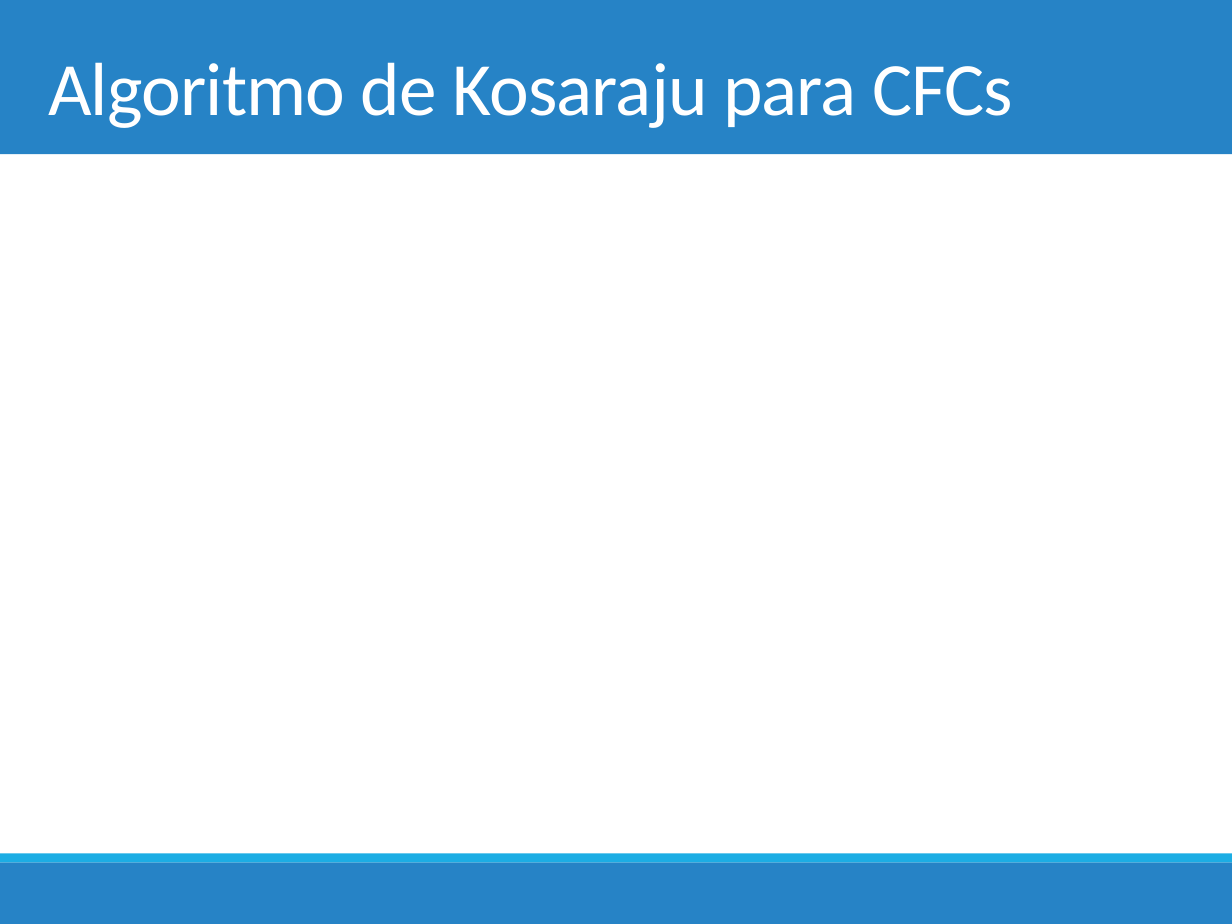
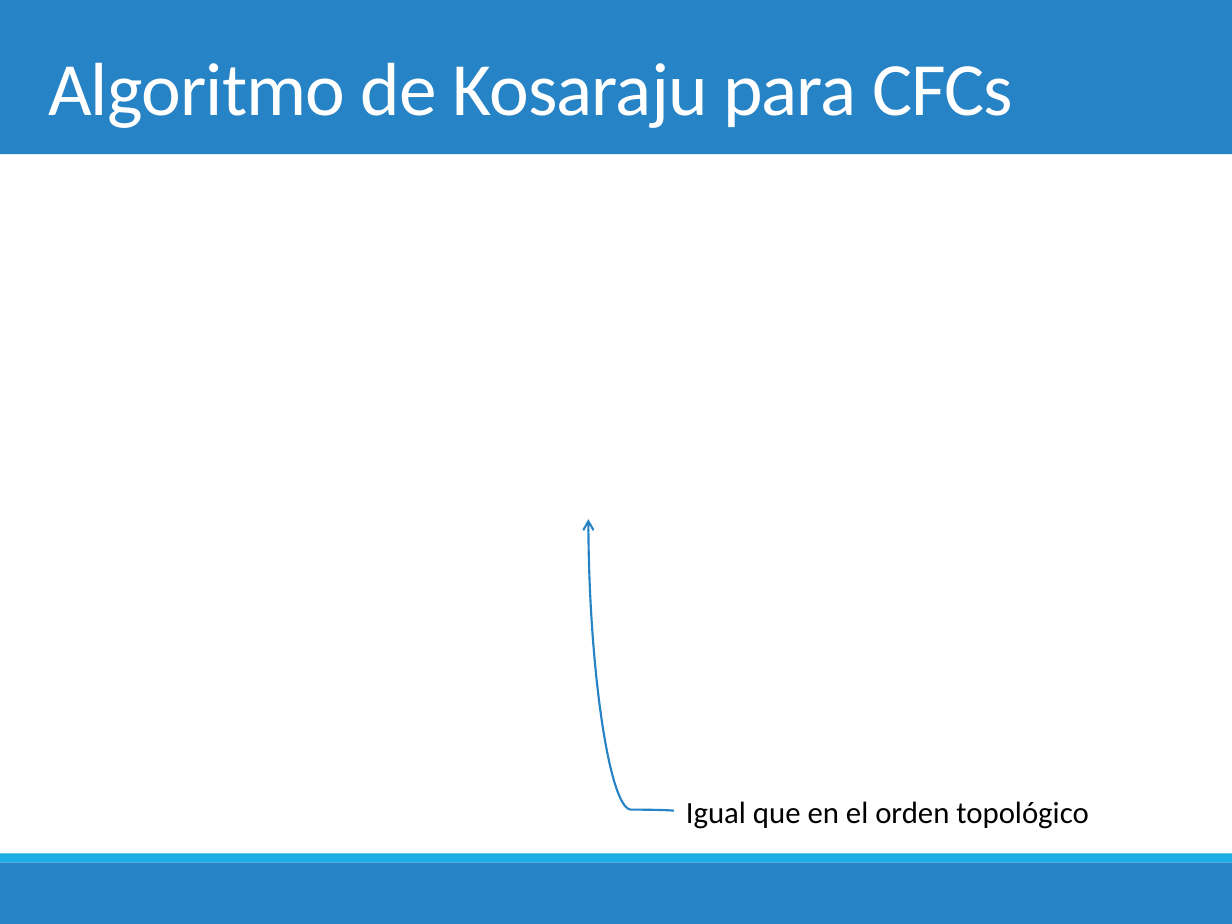
Before and after one commit to chris-carstens/2020-2, a slide deck: slide 40 of Clases/13 - Grafos & DFS/Aplicaciones de DFS.pptx. Drawn at 1232x924 pixels with LibreOffice and Linux fonts; fonts in the diff are those of the drawing; grey boxes stand for pictures. Boxes give left, top, right and bottom in pixels: in the first picture for what was removed or moved away, otherwise in the second. Text is boxed around its words. In the diff, an @@ line names an element or a change of style, - is before the commit and + after.

```diff
--- a/Clases/13 - Grafos & DFS/Aplicaciones de DFS.pptx
+++ b/Clases/13 - Grafos & DFS/Aplicaciones de DFS.pptx
@@ curved arrow added from (674, 811) to (589, 519), #2683C6 1.25 pt @@
@@ text added at (686, 801, 1088, 829), 18 pt, text #000000 @@
+Igual que en el orden topológico
```
Also in this commit, not shown: 3 other slides changed, 1 other file.
